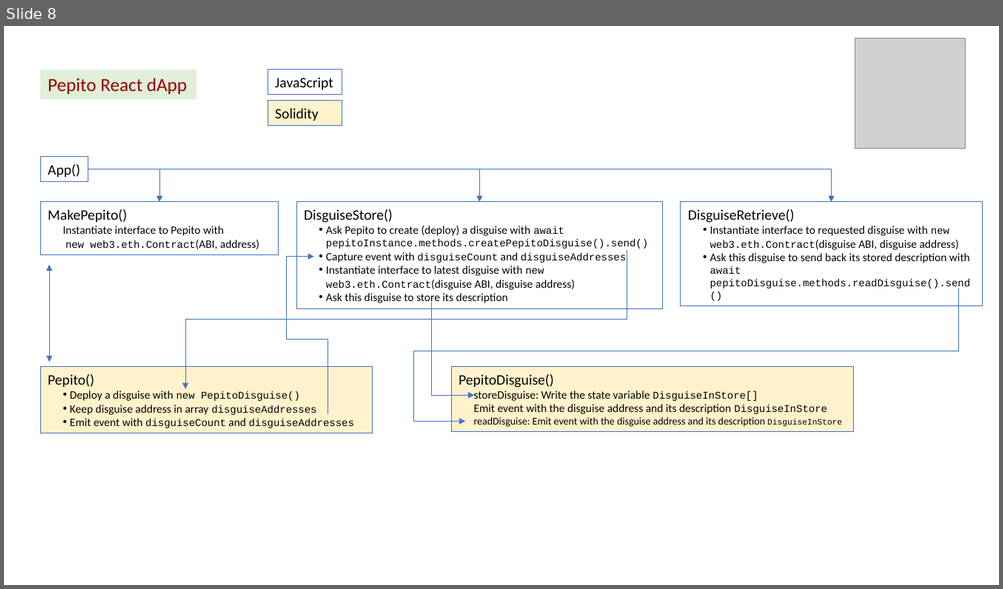
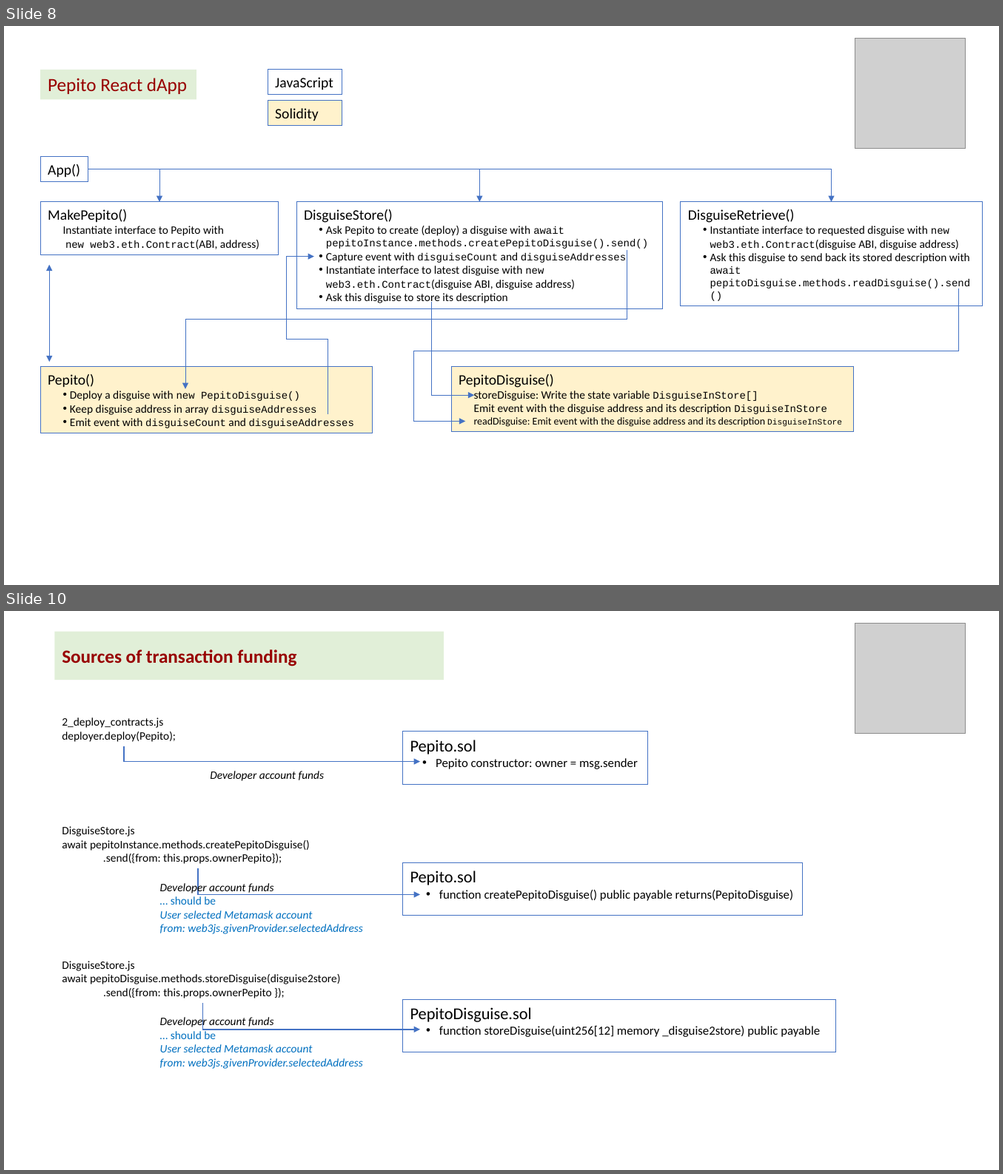
Before and after one commit to kvutien/Project-Machu-Picchu-2020, a slide deck: Pepito/Final Project Design.pptx. Shown one above the other, each under a label of ours: slide 8 before the commit, slides 8 and 10 after it; the slides between them are not shown. The pictures are 1003x589 and 1003x1174 pixels, drawn with LibreOffice and Linux fonts; fonts in the diff are those of the drawing; grey boxes stand for pictures. Boxes give left, top, right and bottom in pixels: in the first picture for what was removed or moved away, otherwise in the second. Text is boxed around its words. In the diff, an @@ line names an element or a change of style, - is before the commit and + after.

Commit message:
use Metamask account to pay disguise creation & storage

```diff
--- a/Pepito/Final Project Design.pptx
+++ b/Pepito/Final Project Design.pptx
@@ slide 10 added at <box>4,611,999,1170</box>, background #FFFFFF @@
@@ rectangle added at <box>55,631,444,680</box>, fill #E1EFD8, 18 pt, text #980000, bold @@
+Sources of transaction funding
@@ picture added at <box>854,623,966,734</box> @@
@@ text added at <box>62,718,176,742</box>, 11 pt, text #000000 @@
+2_deploy_contracts.js
+deployer.deploy(Pepito);
@@ rectangle added at <box>402,732,648,785</box>, outline #4472C4 0.75 pt, 12 pt, text #000000 @@
+Pepito.sol
+  • Pepito constructor: owner = msg.sender
@@ elbow arrow added from (124, 746) to (421, 762), #4472C4 1 pt @@
@@ text added at <box>210,771,324,781</box>, 11 pt, text #000000, italic @@
+Developer account funds
@@ text added at <box>62,826,310,864</box>, 11 pt, text #000000 @@
+DisguiseStore.js
+await pepitoInstance.methods.createPepitoDisguise()
+.send({from: this.props.ownerPepito});
@@ elbow arrow added from (198, 869) to (421, 894), #4472C4 1 pt @@
@@ rectangle added at <box>402,863,802,916</box>, outline #4472C4 0.75 pt, 12 pt, text #000000 @@
+Pepito.sol
+  • function createPepitoDisguise() public payable returns(PepitoDisguise)
@@ text added at <box>160,882,362,934</box>, 11 pt, text #0070C0, italic @@
+Developer account funds
+… should be
+User selected Metamask account
+from: web3js.givenProvider.selectedAddress
@@ text added at <box>62,961,340,999</box>, 11 pt, text #000000 @@
+DisguiseStore.js
+await pepitoDisguise.methods.storeDisguise(disguise2store)
+.send({from: this.props.ownerPepito });
@@ elbow arrow added from (202, 1003) to (421, 1030), #4472C4 1 pt @@
@@ rectangle added at <box>402,999,835,1053</box>, outline #4472C4 0.75 pt, 12 pt, text #000000 @@
+PepitoDisguise.sol
+  • function storeDisguise(uint256[12] memory _disguise2store) public payable
@@ text added at <box>160,1016,362,1069</box>, 11 pt, text #0070C0, italic @@
+Developer account funds
+… should be
+User selected Metamask account
+from: web3js.givenProvider.selectedAddress
```
Also in this commit, not shown: 2 slides changed, 8 other files.
